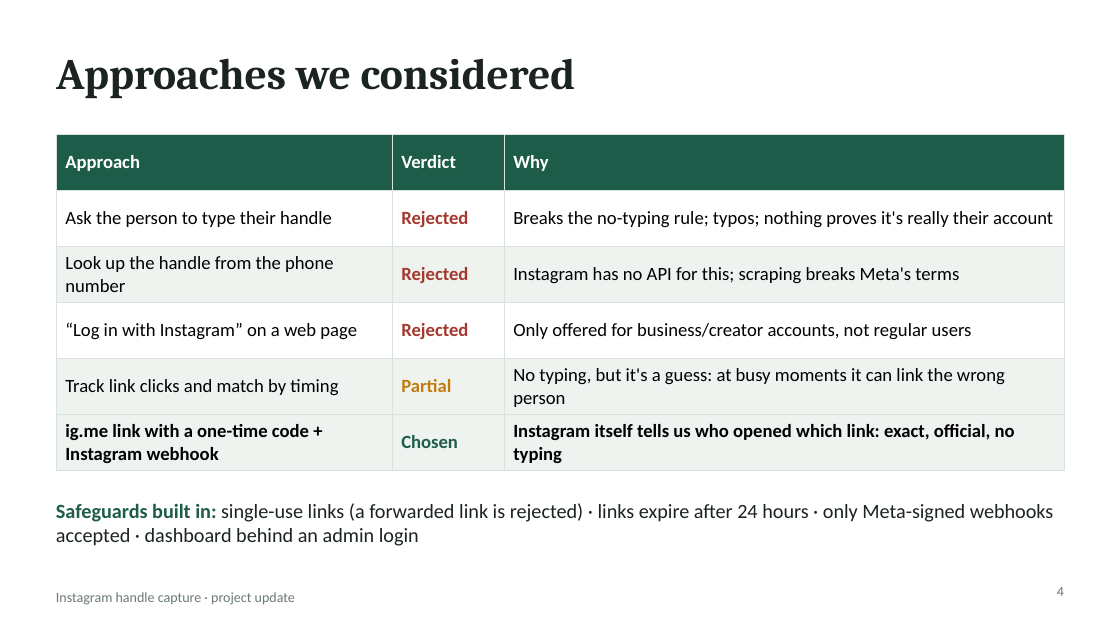
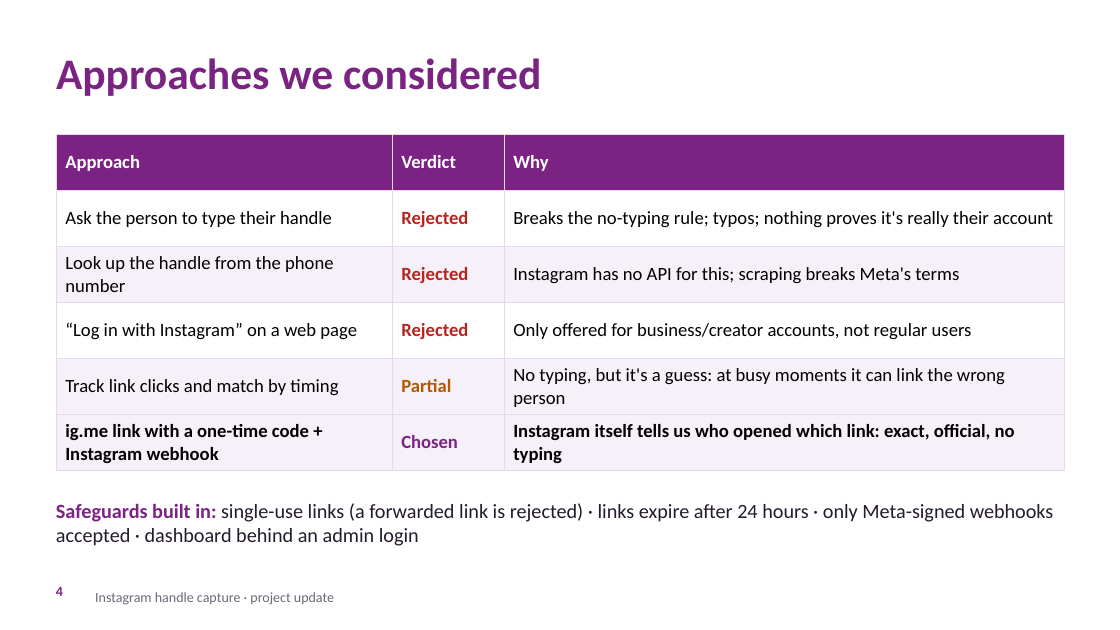
Before and after one commit to blackhorse2807/IG-handle, a slide deck: slide 4 of Instagram-Handle-Capture-Full-Update.pptx. Drawn at 1120x630 pixels with LibreOffice and Linux fonts; fonts in the diff are those of the drawing; background and template pictures are left out. Boxes give left, top, right and bottom in pixels: in the first picture for what was removed or moved away, otherwise in the second. Text is boxed around its words. In the diff, an @@ line names an element or a change of style, - is before the commit and + after.

```diff
--- a/Instagram-Handle-Capture-Full-Update.pptx
+++ b/Instagram-Handle-Capture-Full-Update.pptx
@@ title "Approaches we considered" at (56, 58, 541, 96): font Cambria to Calibri, text colour #1B2420 to #7A2383 @@
@@ table at (56, 134, 1064, 467) @@
@@ fill #1D5C48 to #7A2383 in row 1 @@
@@ fill #EEF3F0 to #F6F0F9 in 9 cells @@
@@ text colour #A3392D to #B3261E in "Rejected", "Rejected", "Rejected" @@
@@ text colour #C27C0E to #B35900 in "Partial" @@
@@ text colour #1D5C48 to #7A2383 in "Chosen" @@
@@ borders changed @@
@@ text "Safeguards built in: single-use links ..." at (56, 503, 1054, 546): text colour #1D5C48 to #7A2383 in "Safeguards built in:"; text colour #1B2420 to #241B2B in "single-use links (a forwarded link is rejected) ..." @@
@@ page number: place and size @@
-page number at (1057, 587, 1064, 596)
+page number at (56, 587, 63, 596)
@@ page number at (56, 587, 63, 596): text colour #6B7A74 to #7A2383, bold on; alignment right to left @@
@@ text "Instagram handle capture · project ...": place and size @@
-text "Instagram handle capture · project ..." at (56, 592, 295, 605)
+text "Instagram handle capture · project ..." at (95, 592, 334, 605)
@@ text "Instagram handle capture · project ..." at (95, 592, 334, 605): text colour #6B7A74 to #6F6878 @@
```
Also in this commit, not shown: 8 other slides changed, 1 other file.
